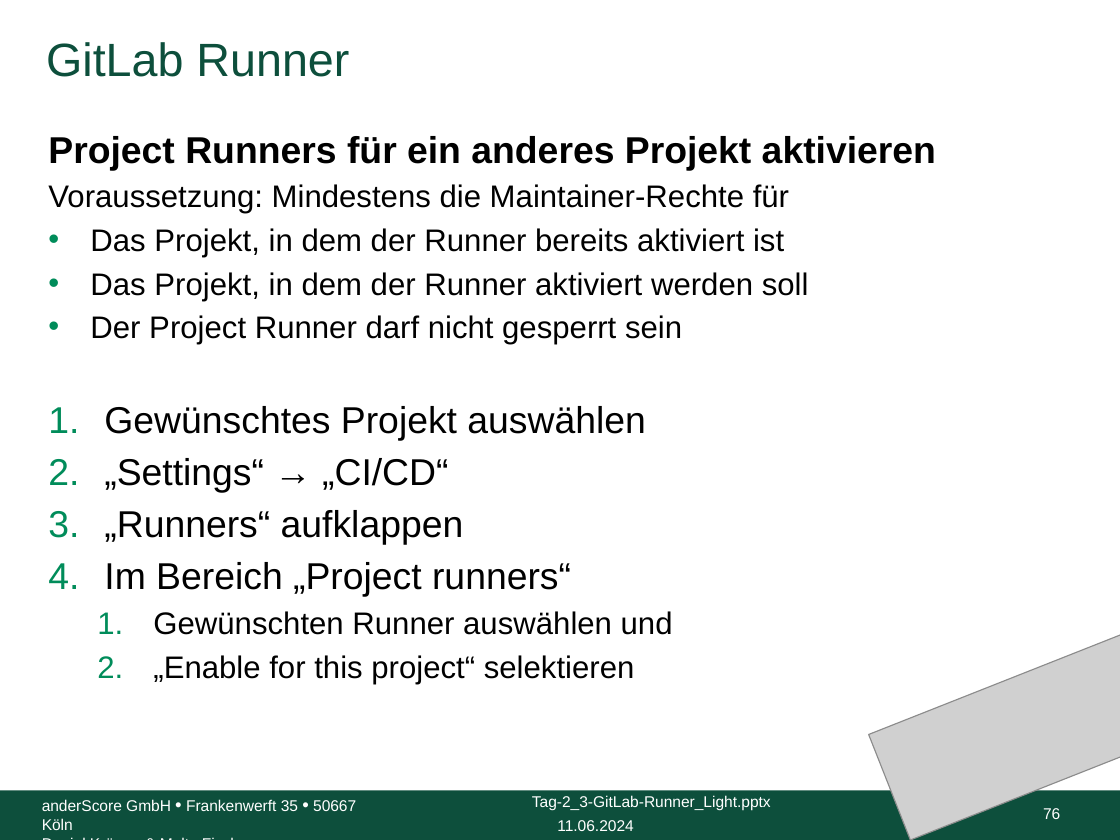
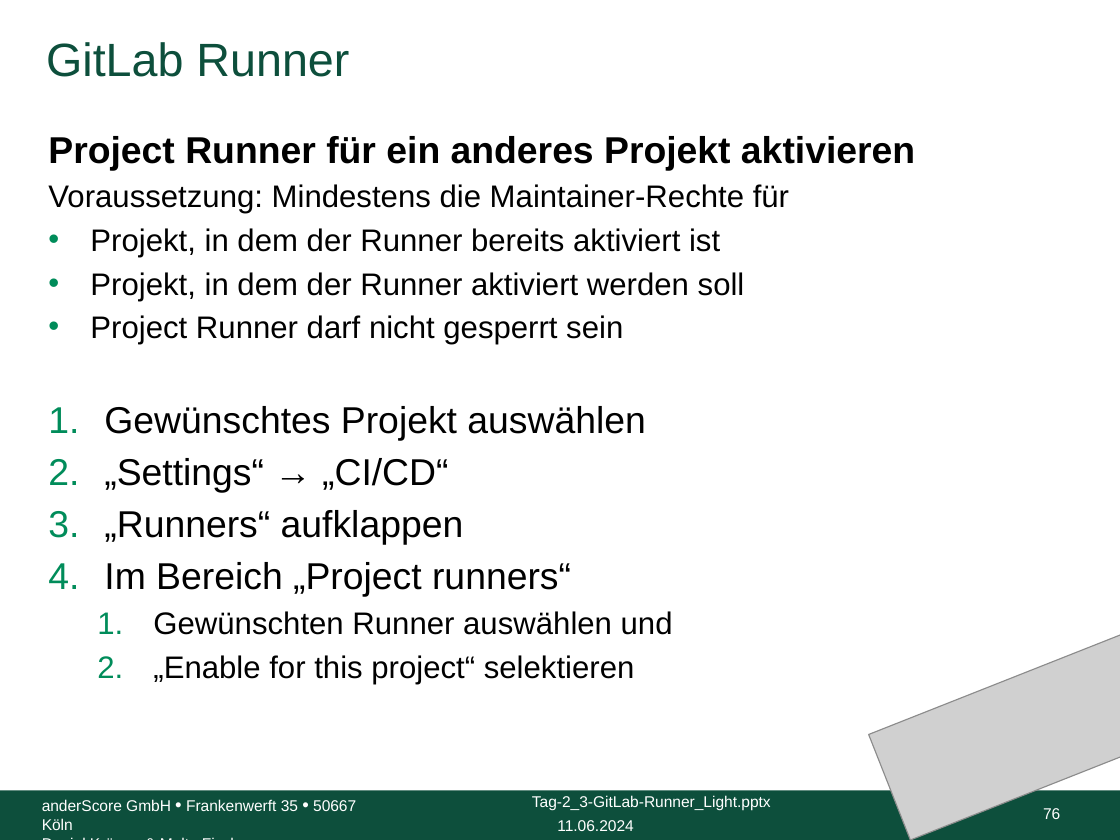
Before and after one commit to anderscore-gmbh/gitlab, a slide deck: slide 76 of slides/Tag-2_3-GitLab-Runner_Light.pptx. Drawn at 1120x840 pixels with LibreOffice and Linux fonts; fonts in the diff are those of the drawing; grey boxes stand for pictures; background and template pictures are left out. Boxes give left, top, right and bottom in pixels: in the first picture for what was removed or moved away, otherwise in the second. Text is boxed around its words. In the diff, an @@ line names an element or a change of style, - is before the commit and + after.

```diff
--- a/slides/Tag-2_3-GitLab-Runner_Light.pptx
+++ b/slides/Tag-2_3-GitLab-Runner_Light.pptx
@@ text at box(48, 136, 915, 170): text changed @@
-Project Runners für ein anderes Projekt aktivieren
+Project Runner für ein anderes Projekt aktivieren
@@ text at box(90, 228, 745, 344): text changed @@
-• Das Projekt, in dem der Runner bereits aktiviert ist
-• Das Projekt, in dem der Runner aktiviert werden soll
-• Der Project Runner darf nicht gesperrt sein
+• Projekt, in dem der Runner bereits aktiviert ist
+• Projekt, in dem der Runner aktiviert werden soll
+• Project Runner darf nicht gesperrt sein
```
Also in this commit, not shown: 65 other slides changed, 3 other files.
